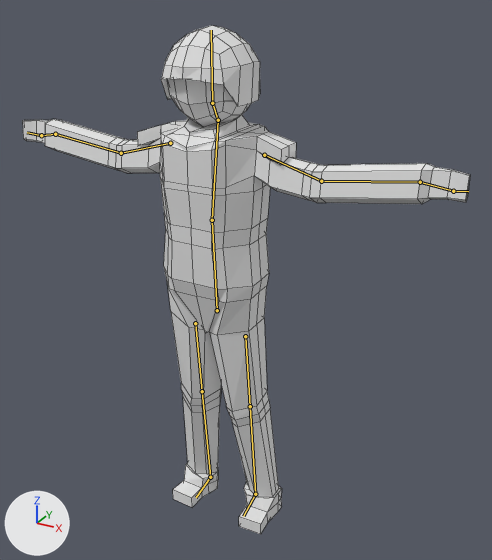
Renders of the Blender file TopDown/Assets/Models/ALTAnimatedCharacter.blend from each side of a commit.
Rendered twice from a camera (50 mm lens) standing at (7.23, -11.79, 12.5) and looking at (0.46, 0.52, 6.35). The axes (+X, +Y, +Z) are drawn at lower left. The lights are the same throughout. Both versions are drawn at frame 1 of the action 'Stationary'; the numbers are the values there. The bones that bend it are drawn over the model as lines. Mesh edges are drawn as thin lines.
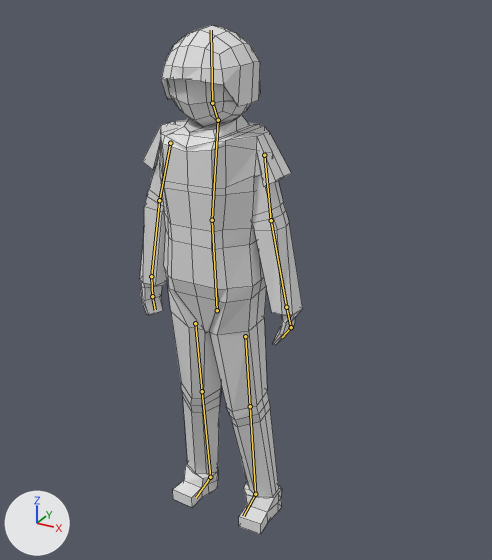
Boxes (x1, y1, x2, y2) around the edits, measured in the pictures (492 x 560 px):
'Cube', posed (63% narrower)
    before: (22, 25, 470, 534)
    after: (140, 25, 303, 534)
bone 'Bicep.L', root to tip
    before: (264, 155) to (321, 181)
    after: (264, 155) to (271, 220)
bone 'Forearm.L', root to tip
    before: (321, 181) to (420, 182)
    after: (271, 220) to (286, 307)
bone 'Hand.L', root to tip
    before: (420, 182) to (453, 191)
    after: (286, 307) to (291, 327)
bone 'Bicep.R', root to tip
    before: (170, 143) to (121, 153)
    after: (170, 143) to (159, 200)
bone 'Forearm.R', root to tip
    before: (121, 153) to (55, 134)
    after: (159, 200) to (151, 276)
bone 'Hand.R', root to tip
    before: (55, 134) to (41, 135)
    after: (151, 276) to (152, 296)

What the commit changed:
Bone 'Bicep.L' (bone_bicep_l) turns from (0, 0, 0) to (-66, -3, 0) degrees about its own x, y and z.
Bone 'Forearm.L' (bone_forearm_l) turns from (0, 0, 0) to (-18, -2, -1) degrees about its own x, y and z.
Bone 'Hand.L' (bone_hand_l) turns from (0, 0, 0) to (53, 80, 62) degrees about its own x, y and z.
Bone 'Bicep.R' (bone_bicep_r) turns from (0, 0, 0) to (-52, -15, -25) degrees about its own x, y and z.
Bone 'Forearm.R' (bone_forearm_r) turns from (0, 0, 0) to (-25, -1, 4) degrees about its own x, y and z.
Bone 'Hand.R' (bone_hand_r) turns from (0, 0, 0) to (2, -68, 13) degrees about its own x, y and z.
